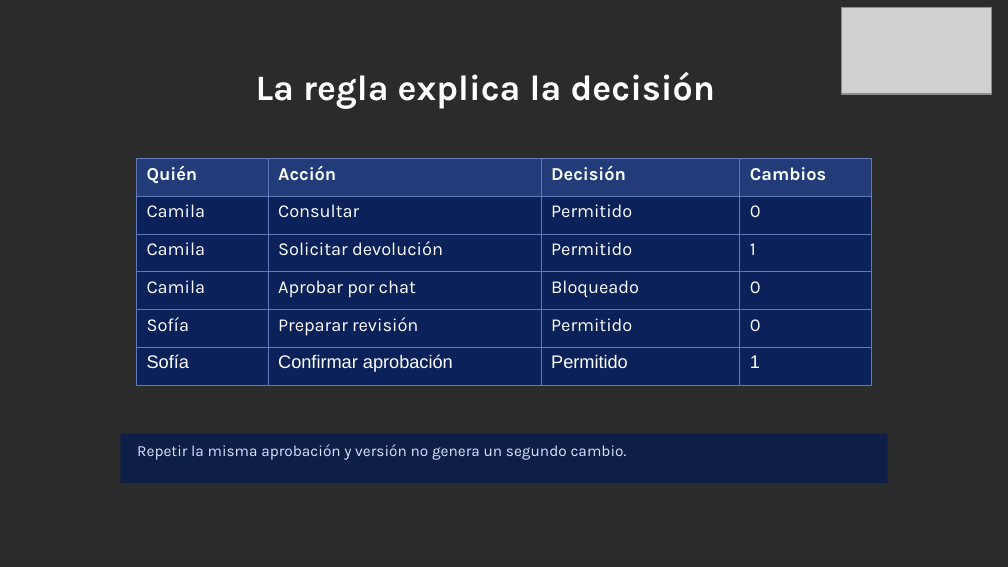
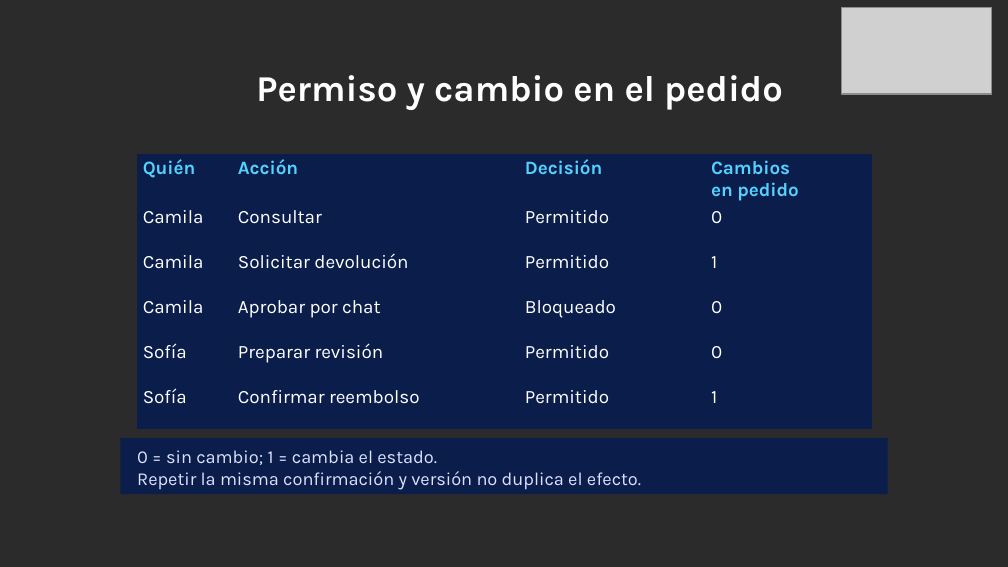
Before and after one commit to dannyfriz/aws-ecommerce-agent-demo, a slide deck: slide 21 of docs/presentaciones/Danny_Friz_SCD_2026_arquitectura_IA.pptx. Drawn at 1008x567 pixels with LibreOffice and Linux fonts; fonts in the diff are those of the drawing; grey boxes stand for pictures; background and template pictures are left out; a plain dark background stands for a picture behind light text. Boxes give left, top, right and bottom in pixels: in the first picture for what was removed or moved away, otherwise in the second. Text is boxed around its words. In the diff, an @@ line names an element or a change of style, - is before the commit and + after.

```diff
--- a/docs/presentaciones/Danny_Friz_SCD_2026_arquitectura_IA.pptx
+++ b/docs/presentaciones/Danny_Friz_SCD_2026_arquitectura_IA.pptx
@@ text at <box>256,75,783,110</box>: text changed; size 25.5 to 26 pt @@
-La regla explica la decisión
+Permiso y cambio en el pedido
@@ table at <box>137,154,872,424</box> @@
-row 1, column 4: Cambios
+row 1, column 4: Cambios / en pedido
-row 6, column 2: Confirmar aprobación
+row 6, column 2: Confirmar reembolso
@@ fill #213C79 to #0B1E4B in row 1 @@
@@ fill #0A2259 to #0B1E4B in 20 cells @@
@@ size 13 to 13.5 pt in "Quién", "Acción", "Decisión", "Camila" and 18 more places @@
@@ text colour #FFFFFF to #53D2FF in "Quién", "Acción", "Decisión" @@
@@ font Arial to Karla in "Sofía", "Permitido", "1" @@
@@ borders changed @@
@@ table: place and size @@
-table at <box>136,158,872,489</box>
+table at <box>137,154,872,424</box>
@@ rectangle: place and size @@
-rectangle at <box>120,434,887,484</box>
+rectangle at <box>120,438,887,495</box>
@@ rectangle at <box>120,438,887,495</box>: fill #0B1E4B at 90% opacity to #0B1E4B @@
@@ text at <box>137,450,641,490</box>: text changed; size 11 to 13 pt @@
-Repetir la misma aprobación y versión no genera un segundo cambio.
+0 = sin cambio; 1 = cambia el estado.
+Repetir la misma confirmación y versión no duplica el efecto.
```
Also in this commit, not shown: 23 other slides changed, 1 slide added, 1 slide removed, 4 other files.
